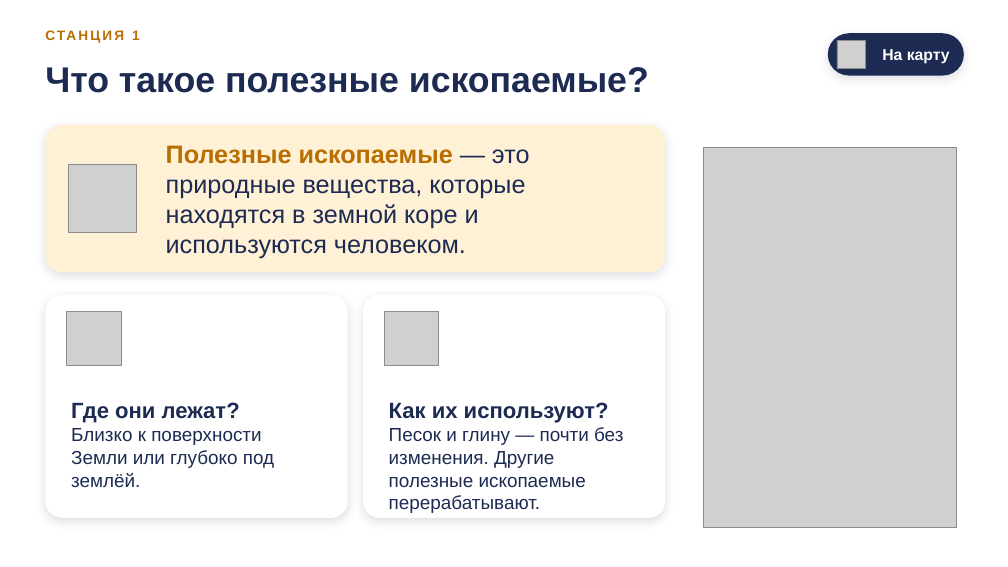
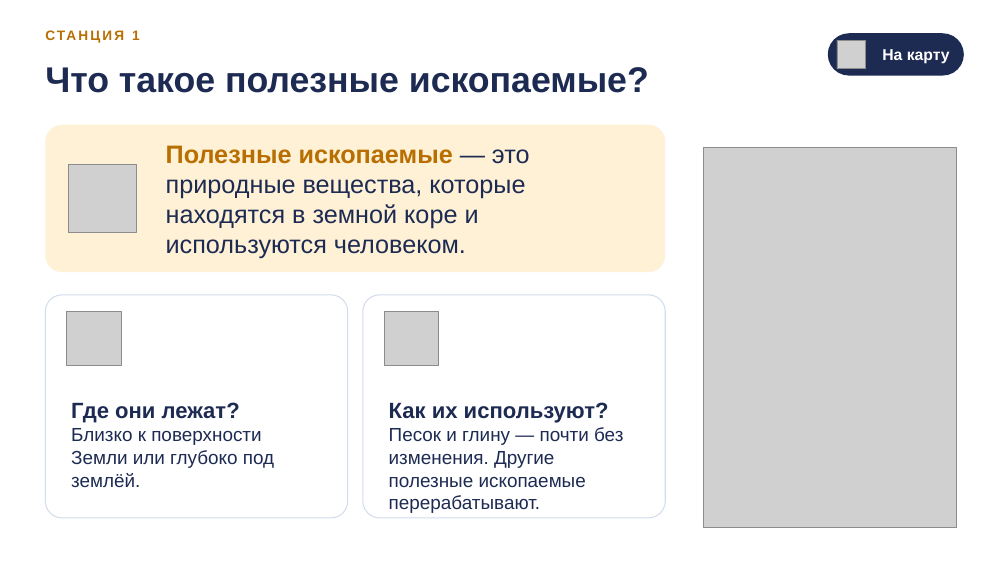
Before and after one commit to zxkaize-cell/kaize, a slide deck: slide 8 of presentations/Полезные_ископаемые/Использование_и_охрана_полезных_ископаемых.pptx. Drawn at 1008x567 pixels with LibreOffice and Linux fonts; fonts in the diff are those of the drawing; grey boxes stand for pictures; background and template pictures are left out. Boxes give left, top, right and bottom in pixels: in the first picture for what was removed or moved away, otherwise in the second. Text is boxed around its words. In the diff, an @@ line names an element or a change of style, - is before the commit and + after.

```diff
--- a/presentations/Полезные_ископаемые/Использование_и_охрана_полезных_ископаемых.pptx
+++ b/presentations/Полезные_ископаемые/Использование_и_охрана_полезных_ископаемых.pptx
@@ rounded rectangle "На карту" at bbox=[828, 33, 964, 76]: shadow off @@
@@ rounded rectangle "Полезные ископаемые — это природные ..." at bbox=[45, 125, 665, 272]: shadow off @@
@@ rounded rectangle "Где они лежат?" at bbox=[45, 295, 348, 518]: outline none to #D3DDEB 1 pt; shadow off @@
@@ rounded rectangle "Как их используют?" at bbox=[363, 295, 665, 518]: outline none to #D3DDEB 1 pt; shadow off @@
```
Also in this commit, not shown: 29 other slides changed, 4 other files.
